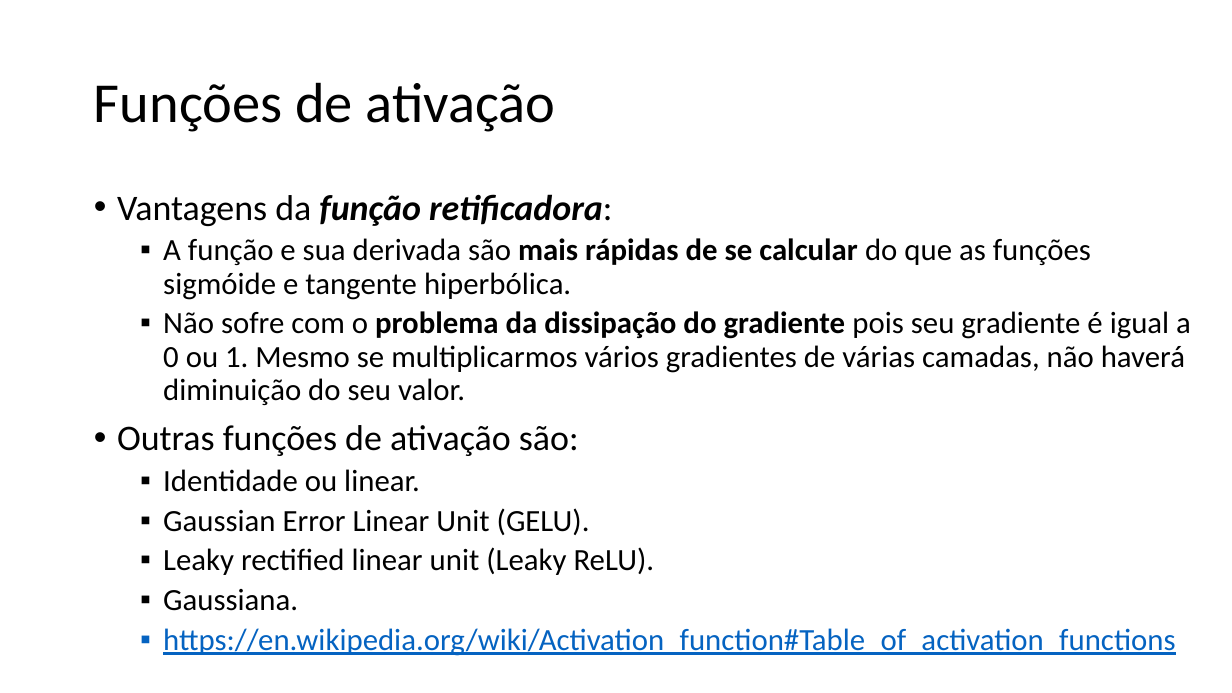
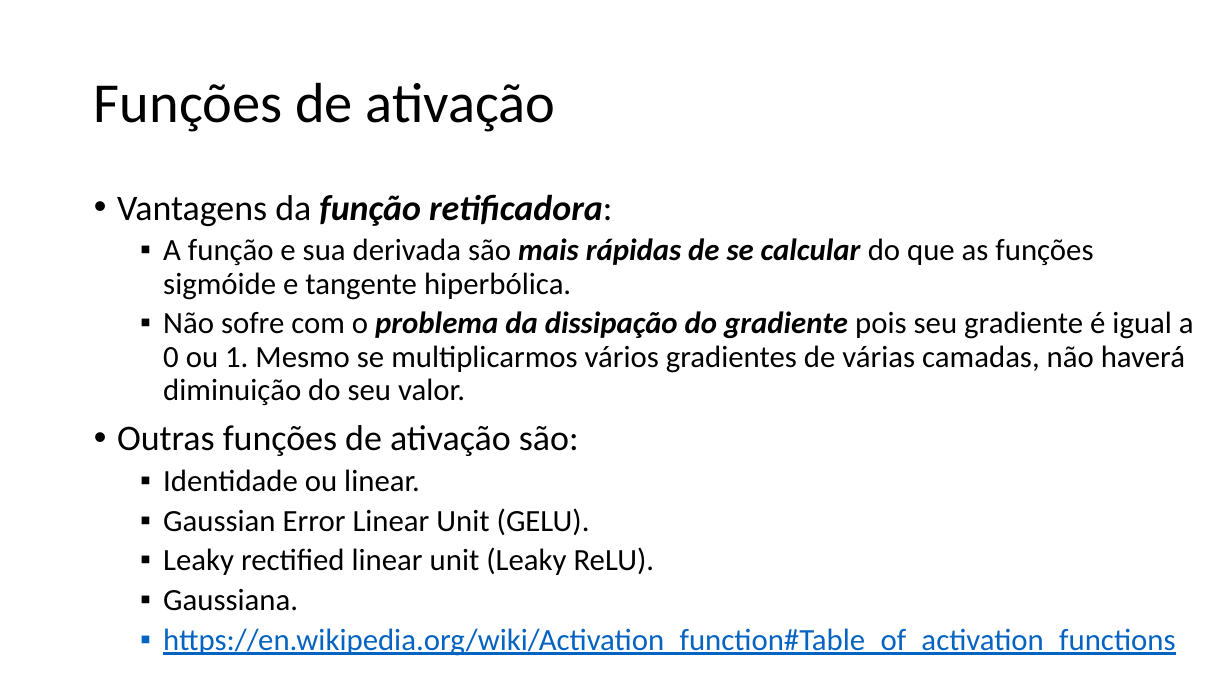
Before and after one commit to zz4fap/t320_aprendizado_de_maquina, a slide deck: slide 15 of slides/T320_Redes_Neurais_Artificiais (Parte II).pptx (slide 14 before the commit). Drawn at 1232x693 pixels with LibreOffice and Linux fonts; fonts in the diff are those of the drawing. Boxes give left, top, right and bottom in pixels: in the first picture for what was removed or moved away, otherwise in the second. Text is boxed around its words. In the diff, an @@ line names an element or a change of style, - is before the commit and + after.

```diff
--- a/slides/T320_Redes_Neurais_Artificiais (Parte II).pptx
+++ b/slides/T320_Redes_Neurais_Artificiais (Parte II).pptx
@@ text at (163,238,1194,405): italic on in "mais rápidas de se calcular", "problema da dissipação do gradiente" @@
```
Also in this commit, not shown: 4 other slides changed, 1 slide added, 1 other file.
